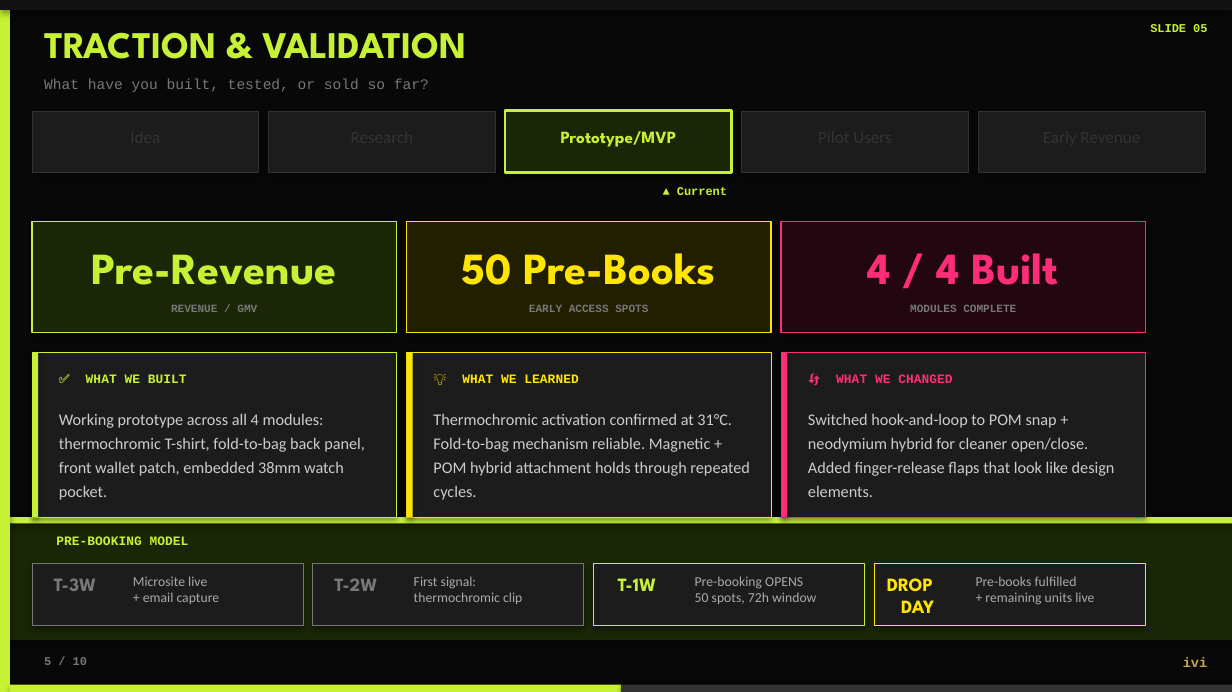
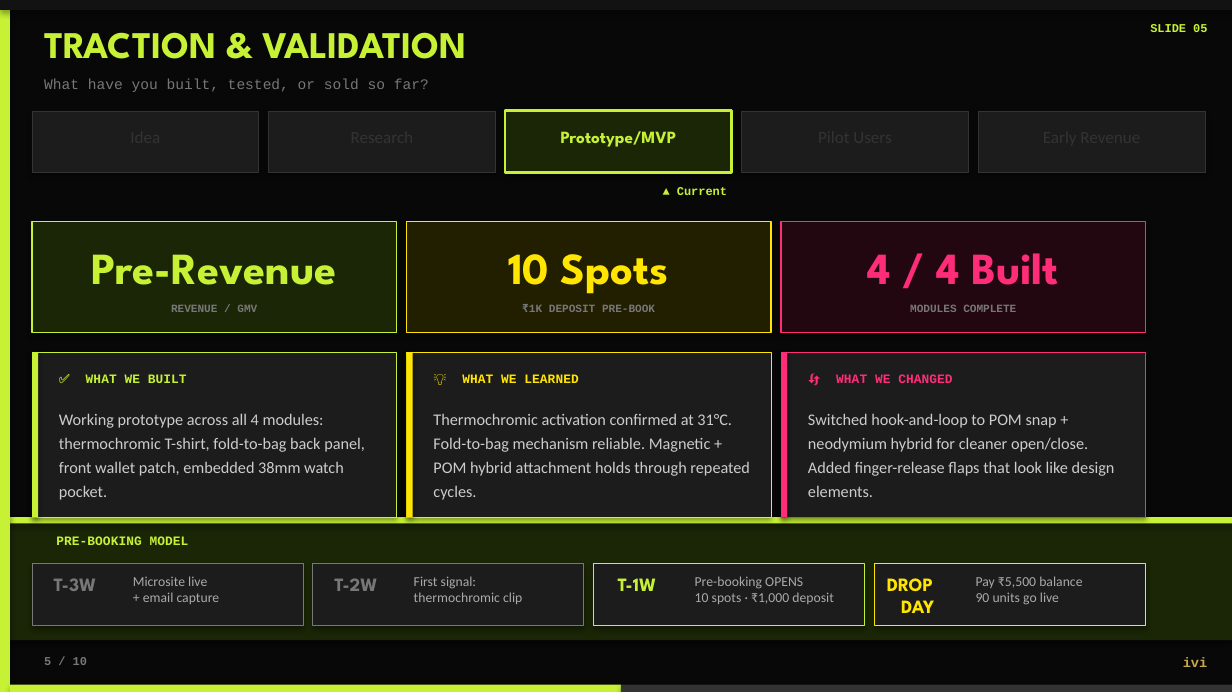
Before and after one commit to EpicBroMj10/IncomeTaxPiaget, a slide deck: slide 5 of NUUL_IVI_Pitch_Deck.pptx. Drawn at 1232x692 pixels with LibreOffice and Linux fonts; fonts in the diff are those of the drawing. Boxes give left, top, right and bottom in pixels: in the first picture for what was removed or moved away, otherwise in the second. Text is boxed around its words. In the diff, an @@ line names an element or a change of style, - is before the commit and + after.

```diff
--- a/NUUL_IVI_Pitch_Deck.pptx
+++ b/NUUL_IVI_Pitch_Deck.pptx
@@ text at box(508, 254, 669, 294): text changed @@
-50 Pre-Books
+10 Spots
@@ text at box(529, 304, 655, 312): text changed @@
-EARLY ACCESS SPOTS
+₹1K DEPOSIT PRE-BOOK
@@ text at box(695, 576, 834, 604): text changed @@
-Pre-booking OPENS
-50 spots, 72h window
+Pre-booking OPENS
+10 spots · ₹1,000 deposit
@@ text at box(976, 576, 1082, 605): text changed @@
-Pre-books fulfilled
-+ remaining units live
+Pay ₹5,500 balance
+90 units go live
```
Also in this commit, not shown: 3 other slides changed.
